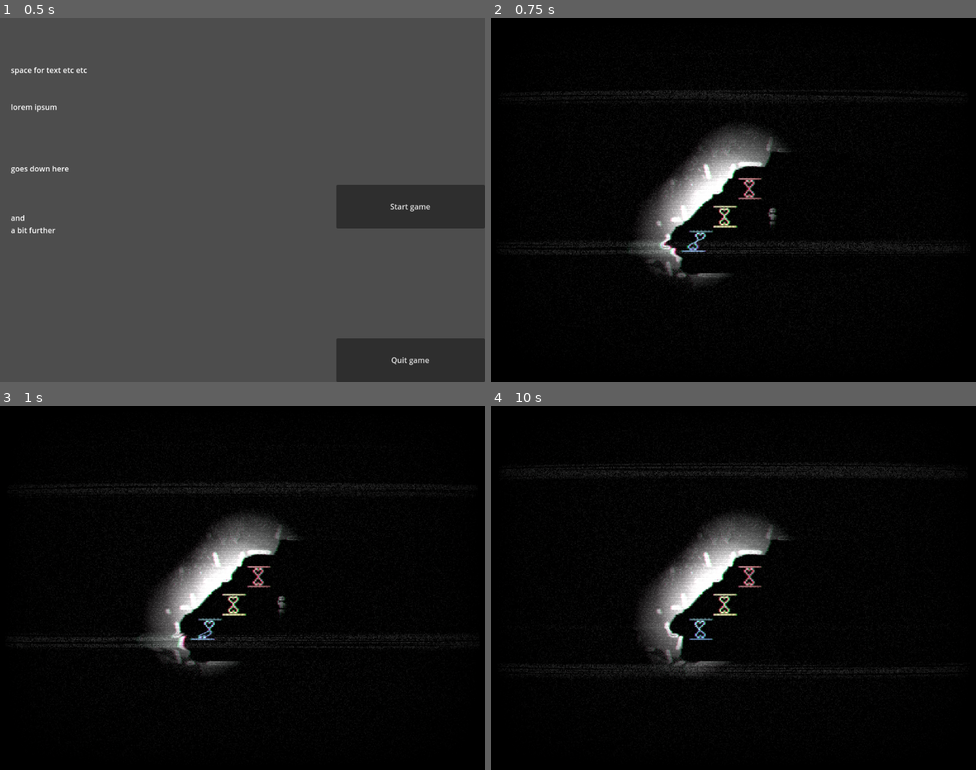
Above: before the commit, frames 1-4 (two rows, left to right).
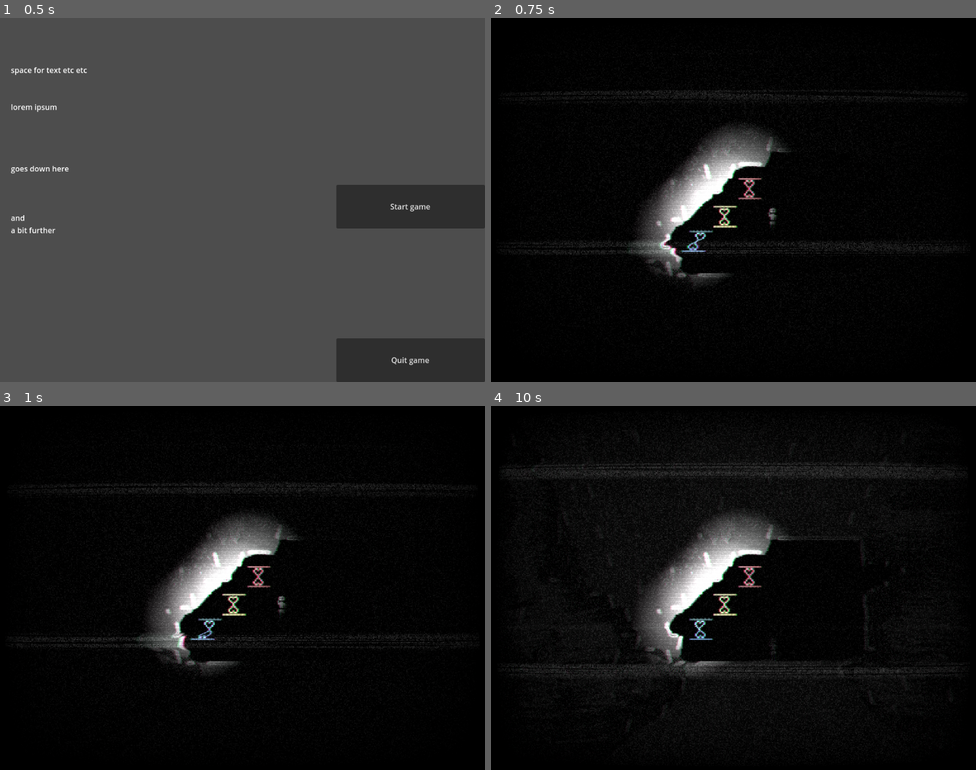
Above: after the commit, the same moments.

Repository: Hyfudiar/1MinuteGameJam2025
Game: Godot game, scene res://Scenes/main_scene.tscn
The game is run twice, just before and just after one commit, with the same random seed, the same clock (stepped at 60 frames per second) and the same inputs. The engine's default icon, where the game draws it, is replaced by a stand-in: a white triangle on a blue panel in a dark square. Sound files missing from this copy of the repository are replaced by a short silence.
Inputs:
- Up to frame 1 (0.5 s): no input
- Up to frame 2 (0.75 s): click "Start game" at 0.5 s
- Up to frame 3 (1 s): no input
- Up to frame 4 (10 s): hold D (right) 1.28-2.03 s; hold S (down) 2.03-2.78 s; hold D (right) 2.78-3.53 s; hold W (up) 3.53-4.28 s; hold Left (left) 4.28-5.78 s; hold S (down) 5.78-6.53 s; hold D (right) 6.53-7.28 s; hold W (up) 7.28-8.03 s; hold D (right) 8.03-8.78 s; hold S (down) 8.78-9.53 s; hold Left (left) from 9.53 s (still down)

Frame 1 is identical in both runs. In frame 4, less than 0.1% of the frame differs, in the area x 24-81%, y 19-79%.

Commit message:
various adjustments

Diff:
--- a/Assets/Scripts/Player.gd
+++ b/Assets/Scripts/Player.gd
@@ -23,7 +23,7 @@
 func _process(delta):
 	if hg_active:
 		print("hg is active")
-		hg_brightness -= (1.61/(60.0 * (1/delta)))
+		hg_brightness -= (1.61/(90.0 * (1/delta)))
 		print("subtracted from brightness")
 		clamp(hg_brightness, 0, 1.61)
 		print("clamped brightness")
--- a/Scenes/FinishedRooms/Chasms/blue_1_chasm.tscn
+++ b/Scenes/FinishedRooms/Chasms/blue_1_chasm.tscn
@@ -8,5 +8,5 @@
 chasm_ident = "O22"
 room_ident = "O22"
 
-[node name="Icon" parent="." index="3"]
+[node name="Icon" parent="." index="6"]
 texture = ExtResource("2_535il")
--- a/Scenes/FinishedRooms/Chasms/h_chasm.tscn
+++ b/Scenes/FinishedRooms/Chasms/h_chasm.tscn
@@ -36,12 +36,6 @@
 
 [node name="Node" type="Node" parent="Torch"]
 
-[node name="Icon" type="Sprite2D" parent="."]
-modulate = Color(1, 1, 1, 0)
-position = Vector2(509, 405.5)
-scale = Vector2(1.96875, 1.74219)
-texture = ExtResource("3_0hmrs")
-
 [node name="InternalArea" type="Area2D" parent="."]
 metadata/_edit_lock_ = true
 
@@ -64,6 +58,12 @@
 position = Vector2(512, 384)
 texture = ExtResource("2_0qscd")
 metadata/_edit_lock_ = true
+
+[node name="Icon" type="Sprite2D" parent="."]
+modulate = Color(1, 1, 1, 0)
+position = Vector2(509, 405.5)
+scale = Vector2(1.96875, 1.74219)
+texture = ExtResource("3_0hmrs")
 
 [node name="RigidBody2D" type="RigidBody2D" parent="."]
 gravity_scale = 0.0
--- a/Scenes/FinishedRooms/Chasms/v_chasm.tscn
+++ b/Scenes/FinishedRooms/Chasms/v_chasm.tscn
@@ -33,12 +33,6 @@
 [node name="Torch" parent="." instance=ExtResource("2_6kk1c")]
 position = Vector2(612, 158)
 
-[node name="Icon" type="Sprite2D" parent="."]
-modulate = Color(1, 1, 1, 0)
-position = Vector2(487, 402.5)
-scale = Vector2(2.6875, 0.804688)
-texture = ExtResource("3_6vxig")
-
 [node name="InternalArea" type="Area2D" parent="."]
 
 [node name="CollisionShape2D" type="CollisionShape2D" parent="InternalArea"]
@@ -60,6 +54,12 @@
 position = Vector2(512, 384)
 texture = ExtResource("2_rrwme")
 metadata/_edit_lock_ = true
+
+[node name="Icon" type="Sprite2D" parent="."]
+modulate = Color(1, 1, 1, 0)
+position = Vector2(487, 402.5)
+scale = Vector2(2.6875, 0.804688)
+texture = ExtResource("3_6vxig")
 
 [node name="RigidBody2D" type="RigidBody2D" parent="."]
 gravity_scale = 0.0
--- a/Scenes/FinishedRooms/zp.tscn
+++ b/Scenes/FinishedRooms/zp.tscn
@@ -5,7 +5,7 @@
 
 [node name="WNE_T" instance=ExtResource("1_qlf0c")]
 
-[node name="Sprite2D" parent="." index="3"]
+[node name="Sprite2D" parent="." index="2"]
 texture = ExtResource("2_6o8uf")
 
 [node name="CollisionPolygon2D" parent="RigidBody2D" index="0"]
--- a/Scenes/main_level.gd
+++ b/Scenes/main_level.gd
@@ -2,14 +2,18 @@
 
 enum COLORS {R, B, Y}
 
+var time_to_brighten = 45.0
+
 # Called when the node enters the scene tree for the first time.
 func _ready():
-	pass # Replace with function body.
+	print(Globals.room_lights)
+	print(Globals.chasms)
 
 
 # Called every frame. 'delta' is the elapsed time since the previous frame.
 func _process(delta):
-	pass
+	if $Timer.time_left < time_to_brighten:
+		$DirectionalLight2D.energy -= (1.25/(time_to_brighten * (1 / delta)))
 
 
 func _on_timer_timeout():
--- a/Scenes/main_level.tscn
+++ b/Scenes/main_level.tscn
@@ -135,7 +135,7 @@
 shader_parameter/vignette_intensity = 0.4
 shader_parameter/vignette_opacity = 0.5
 
-[sub_resource type="ViewportTexture" id="ViewportTexture_0u3kl"]
+[sub_resource type="CanvasTexture" id="CanvasTexture_qaf8t"]
 
 [node name="MainLevel" type="Node2D"]
 script = ExtResource("1_qrekd")
@@ -150,7 +150,7 @@
 position = Vector2(595, 428)
 
 [node name="Timer" type="Timer" parent="."]
-wait_time = 60.0
+wait_time = 90.0
 one_shot = true
 
 [node name="Row10" type="Node2D" parent="."]
@@ -981,7 +981,7 @@
 anchor_bottom = 1.0
 grow_horizontal = 2
 grow_vertical = 2
-texture = SubResource("ViewportTexture_0u3kl")
+texture = SubResource("CanvasTexture_qaf8t")
 
 [connection signal="start_hg" from="Player" to="." method="_on_player_start_hg"]
 [connection signal="timeout" from="Timer" to="." method="_on_timer_timeout"]
--- a/Scenes/torch.gd
+++ b/Scenes/torch.gd
@@ -20,6 +20,7 @@
 	if body.is_in_group("Player"):
 		light_on.emit()
 		turn_on()
+		print("light on signal emitted")
 
 func turn_on():
 	if not on:
--- a/chasm_room.gd
+++ b/chasm_room.gd
@@ -8,6 +8,7 @@
 
 func _ready():
 	if Globals.chasms[chasm_ident] == true:
+		print("chasm state loaded")
 		$Chasm.queue_free()
 		$Icon.modulate = Color.WHITE
 
@@ -16,8 +17,9 @@
 
 func _on_internal_area_body_entered(body):
 	if body.is_in_group("Player"):
-		if body.current_hg_color == unlock_color:
+		if body.current_hg_color == unlock_color and Globals.chasms[chasm_ident] == false:
 			Globals.chasms[chasm_ident] = true
+			print("Chasm unlocked")
 			if has_node("Chasm"):
 				$Chasm.queue_free()
 			var tween = get_tree().create_tween()
--- a/room_script.gd
+++ b/room_script.gd
@@ -7,6 +7,7 @@
 func _ready():
 	$Torch.visible = torch_enabled
 	if Globals.room_lights[room_ident] == true:
+		print("torch state loaded")
 		$Torch.turn_on()
 
 
